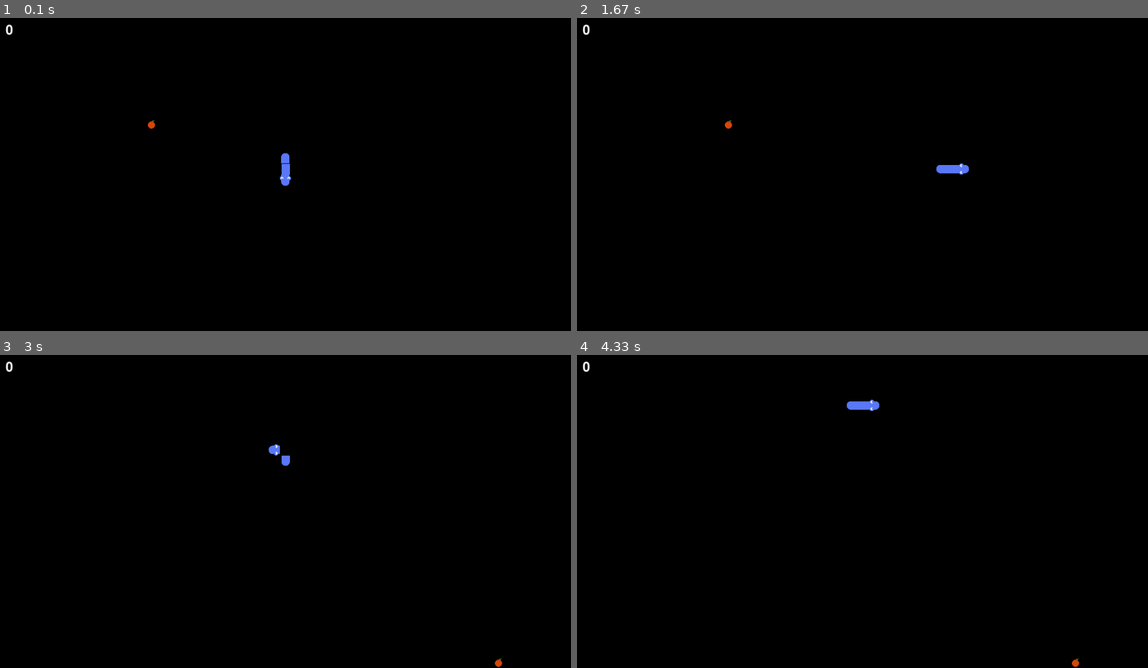
Above: before the commit, frames 1-4 (two rows, left to right).
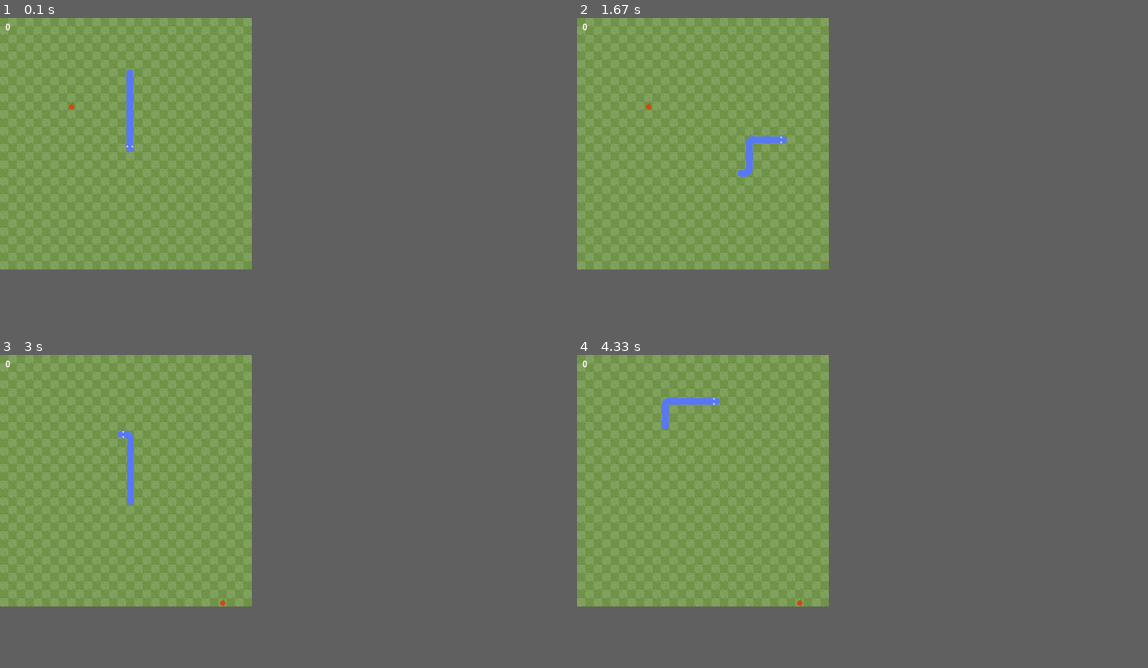
Above: after the commit, the same moments.

Repository: gyorgy-s/snake_game_in_pygame
Game: pygame game, started from main.py
The game is run twice, just before and just after one commit, with the same random seed, the same clock (stepped at 60 frames per second) and the same inputs.
Inputs:
- Up to frame 1 (0.1 s): no input
- Up to frame 2 (1.67 s): hold D 0.33-0.8 s; hold W 0.83-1.13 s; hold D 1.17-1.63 s
- Up to frame 3 (3 s): tap Enter at 2.23 s; hold A from 2.9 s (still down)
- Up to frame 4 (4.33 s): release A at 3.3 s; hold W 3.33-3.7 s; hold D from 3.73 s (still down)
In our replay, the window is 900x494 before the commit and 397x397 after it. These sizes can differ from the game's own. Grey fills any space a smaller window leaves; there, only what the larger window draws over its background counts as a difference.

The runs differ from the first frame. In frame 1, 36% of the frame differs, in the area x 0-51%, y 0-81%; in frame 2, 36%; in frame 3, 36%; in frame 4, 36%, in the area x 0-88%, y 0-100%.

Commit message:
fix: bends, body segments
Fixed the snake body graphics and added a checker grass background.

Diff:
--- a/food.py
+++ b/food.py
@@ -7,7 +7,6 @@
 RED = (255, 0, 0)
 GREEN = (0, 255, 0)
 BLUE = (0, 0, 255)
-
 
 
 class Food:
@@ -25,7 +24,6 @@
         """Draw the food on the window."""
         self.rect.x = self.x * self.size
         self.rect.y = self.y * self.size
-        # pygame.draw.rect(win, GREEN, self.rect)
         win.blit(img, self.rect)
 
     def eaten(self, x, y):
--- a/main.py
+++ b/main.py
@@ -1,4 +1,5 @@
 """Main module for the snake game."""
+import os
 from random import randint
 import pygame
 from snake import Snake
@@ -7,17 +8,18 @@
 
 pygame.init()
 
-SEGMENT_SIZE = 20
-
-INITIAL_SNAKE_LENGHT = 3
-
-
-desktop_sizes = pygame.display.get_desktop_sizes()
-desktop_size = desktop_sizes[0]
-WIDTH, HEIGHT = (
-    (int(desktop_size[0] * 0.8) // SEGMENT_SIZE) * SEGMENT_SIZE,
-    (int(desktop_size[1] * 0.8) // SEGMENT_SIZE) * SEGMENT_SIZE,
-)
+
+INITIAL_SNAKE_LENGHT = 10
+
+
+desktop_size = pygame.display.get_desktop_sizes()
+desktop_size = list(desktop_size[0])
+desktop_size.sort()
+
+SEGMENT_SIZE = desktop_size[0] // 48
+SEGMENT_COUNT = 30
+
+WIDTH, HEIGHT = SEGMENT_COUNT * SEGMENT_SIZE, SEGMENT_COUNT * SEGMENT_SIZE
 
 window = pygame.display.set_mode((WIDTH, HEIGHT))
 pygame.display.set_caption("Sanke")
@@ -34,36 +36,99 @@
 MOVE_TIMER = pygame.USEREVENT
 pygame.time.set_timer(MOVE_TIMER, 100)
 
-UP = (0, -1)
-LEFT = (-1, 0)
-DOWN = (0, 1)
-RIGHT = (1, 0)
-
-apple = pygame.transform.scale(pygame.image.load("assets/apple.png").convert_alpha(), (20, 20))
-
-snake_body ={
-    "head": pygame.transform.scale(pygame.image.load("assets/head.png").convert_alpha(), (20, 20)),
-    "body-h": pygame.transform.scale(pygame.image.load("assets/body.png").convert_alpha(), (20, 20)),
-    "body-v": pygame.transform.rotozoom(pygame.image.load("assets/body.png").convert_alpha(), 90, 0.5),
-    "tail": pygame.transform.scale(pygame.image.load("assets/tail.png").convert_alpha(), (20, 20)),
-    "bend-0": pygame.transform.scale(pygame.image.load("assets/bend.png").convert_alpha(), (20, 20)),
-    "bend-90": pygame.transform.rotozoom(pygame.image.load("assets/bend.png").convert_alpha(), 90, 0.5),
-    "bend-180": pygame.transform.rotozoom(pygame.image.load("assets/bend.png").convert_alpha(), 180, 0.5),
-    "bend-270": pygame.transform.rotozoom(pygame.image.load("assets/bend.png").convert_alpha(), 270, 0.5),
+UP = [0, -1]
+LEFT = [-1, 0]
+DOWN = [0, 1]
+RIGHT = [1, 0]
+
+grass1 = pygame.transform.scale(
+    pygame.image.load(os.path.join("assets", "grass_tile4.png")).convert(),
+    (SEGMENT_SIZE, SEGMENT_SIZE),
+)
+grass2 = pygame.transform.scale(
+    pygame.image.load(os.path.join("assets", "grass_tile5.png")).convert(),
+    (SEGMENT_SIZE, SEGMENT_SIZE),
+)
+
+apple = pygame.transform.scale(
+    pygame.image.load("assets/apple.png").convert_alpha(), (SEGMENT_SIZE, SEGMENT_SIZE)
+)
+
+snake_body = {
+    "head": pygame.transform.scale(
+        pygame.image.load("assets/head.png").convert_alpha(),
+        (SEGMENT_SIZE, SEGMENT_SIZE),
+    ),
+    "body-h": pygame.transform.scale(
+        pygame.image.load("assets/body.png").convert_alpha(),
+        (SEGMENT_SIZE, SEGMENT_SIZE),
+    ),
+    "body-v": pygame.transform.rotate(
+        pygame.transform.scale(
+            pygame.image.load("assets/body.png").convert_alpha(),
+            (SEGMENT_SIZE, SEGMENT_SIZE),
+        ),
+        90,
+    ),
+    "tail": pygame.transform.scale(
+        pygame.image.load("assets/tail.png").convert_alpha(),
+        (SEGMENT_SIZE, SEGMENT_SIZE),
+    ),
+    "bend-0": pygame.transform.scale(
+        pygame.image.load("assets/bend.png").convert_alpha(),
+        (SEGMENT_SIZE, SEGMENT_SIZE),
+    ),
+    "bend-90": pygame.transform.rotate(
+        pygame.transform.scale(
+            pygame.image.load("assets/bend.png").convert_alpha(),
+            (SEGMENT_SIZE, SEGMENT_SIZE),
+        ),
+        90,
+    ),
+    "bend-180": pygame.transform.rotate(
+        pygame.transform.scale(
+            pygame.image.load("assets/bend.png").convert_alpha(),
+            (SEGMENT_SIZE, SEGMENT_SIZE),
+        ),
+        180,
+    ),
+    "bend-270": pygame.transform.rotate(
+        pygame.transform.scale(
+            pygame.image.load("assets/bend.png").convert_alpha(),
+            (SEGMENT_SIZE, SEGMENT_SIZE),
+        ),
+        270,
+    ),
 }
+
+
+def draw_BG(win):
+    for y in range(0, SEGMENT_COUNT, 1):
+        for x in range(SEGMENT_COUNT):
+            if y % 2:
+                if x % 2:
+                    win.blit(grass1, (x * SEGMENT_SIZE, y * SEGMENT_SIZE))
+                else:
+                    win.blit(grass2, (x * SEGMENT_SIZE, y * SEGMENT_SIZE))
+            else:
+                if x % 2:
+                    win.blit(grass2, (x * SEGMENT_SIZE, y * SEGMENT_SIZE))
+                else:
+                    win.blit(grass1, (x * SEGMENT_SIZE, y * SEGMENT_SIZE))
+
 
 def draw(win, snake, food, score):
     """Draw the main window."""
-    win.fill(BLACK)
+    draw_BG(win)
+    food.draw(win, apple)
     snake.draw(win, snake_body)
-    food.draw(win, apple)
-    score.draw_score(win, 24, 10, 10)
-    pygame.display.update()
+    score.draw_score(win, SEGMENT_SIZE, 10, 10)
+    pygame.display.flip()
 
 
 def final_score(win, score):
     """Draw the final sore on the screen."""
-    score.draw_final_score(win, 72)
+    score.draw_final_score(win, int(SEGMENT_SIZE * 1.5))
     pygame.display.update()
 
 
@@ -91,17 +156,22 @@
 
     while run:
         clock.tick(FPS)
+
+        keys_pressed = pygame.key.get_pressed()
+
         if playing:
             draw(window, snake, food, score)
-
-        keys_pressed = pygame.key.get_pressed()
-
         for event in pygame.event.get():
             if event.type == pygame.QUIT:
                 pygame.quit()
                 exit()
             if event.type == MOVE_TIMER and playing:
                 snake.move()
+                if (not snake.collision(window_border)) or snake.self_collision():
+                    session_end = pygame.time.get_ticks()
+                    playing = False
+                    score.update_time(session_end - session_start)
+                    final_score(window, score)
                 if snake.collision(food.rect):
                     food.eaten(
                         randint(0 + SEGMENT_SIZE, WIDTH - SEGMENT_SIZE) // SEGMENT_SIZE,
@@ -110,11 +180,6 @@
                     )
                     snake.grow(SEGMENT_SIZE)
                     score.score += 1
-                if (not snake.collision(window_border)) or snake.self_collision():
-                    session_end = pygame.time.get_ticks()
-                    playing = False
-                    score.update_time(session_end - session_start)
-                    final_score(window, score)
 
             if keys_pressed[pygame.K_w]:
                 snake.change_direction(UP)
--- a/score.py
+++ b/score.py
@@ -14,7 +14,6 @@
     def __init__(self) -> None:
         self.score = 0
         self.time = 0
-        # self.score_surface = pygame.Surface()
         self.font_type = pygame.font.get_default_font()
         self.font = None
 
--- a/snake.py
+++ b/snake.py
@@ -8,7 +8,7 @@
 GREEN = (0, 255, 0)
 BLUE = (0, 0, 255)
 
-DIRECTIONS = {"w": (0, -1), "a": (-1, 0), "s": (0, 1), "d": (1, 0)}
+DIRECTIONS = {"w": [0, -1], "a": [-1, 0], "s": [0, 1], "d": [1, 0]}
 
 TEST = [[0, -1, 0, 1], [-1, 0, 1, 0]]
 TEST2 = {
@@ -30,10 +30,10 @@
     "w-d": 180,
     "a-w": 270,
     "a-s": 180,
-    "s-a": 90,
+    "s-a": 0,
     "s-d": 270,
-    "d-w": 90,
-    "d-s": 180,
+    "d-w": 0,
+    "d-s": 90,
 }
 
 
@@ -53,7 +53,6 @@
         """Update the Rect location and draw to the screen."""
         self.rect.x = self.x * self.size
         self.rect.y = self.y * self.size
-        # pygame.draw.rect(win, WHITE, self.rect)
         img = pygame.transform.rotate(img, rotation)
         win.blit(img, self.rect)
 
@@ -78,7 +77,7 @@
 
     def draw(self, win, img):
         """Draw each part of the snake to the screen."""
-        for i in range(len(self.segments) - 1, -1, -1):
+        for i in range(len(self.segments)):
             if i == 0:
                 self.segments[0].draw(
                     win,
@@ -96,27 +95,35 @@
                     ],
                 )
             else:
-                if self.segments[i + 1].x - self.segments[i - 1].x == 0:
-                    self.segments[i].draw(win, img["body-v"])
-                elif self.segments[i + 1].y - self.segments[i - 1].y == 0:
-                    self.segments[i].draw(win, img["body-h"])
-                    # this_temp_x = str(self.segments[i].direction[0])
-                    # this_temp_y = str(self.segments[i].direction[1])
-                    # this_lookup = this_temp_x + this_temp_y
-                    # prev_temp_x = str(self.segments[i - 1].direction[0])
-                    # prev_temp_y = str(self.segments[i - 1].direction[1])
-                    # prev_lookup = prev_temp_x + prev_temp_y
-                    # rotation = BENDS[TEST2[this_lookup] + "-" + TEST2[prev_lookup]]
-                    # self.segments[i].draw(win, img["bend"], rotation)
-                    # is_bend = [self.segments[i].direction[0] + self.segments[i-1].direction[0], self.segments[i].direction[1] + self.segments[i-1].direction[1]]
-
-                    # if self.segments[i].direction
-                    pass
+                if (
+                    self.segments[i + 1].x - self.segments[i - 1].x == 0
+                    or self.segments[i + 1].y - self.segments[i - 1].y == 0
+                ):
+                    self.segments[i].draw(
+                        win,
+                        img["body-h"],
+                        ROTATION[self.segments[i].direction[0]][
+                            self.segments[i].direction[1]
+                        ],
+                    )
+                else:
+                    next_temp_x = str(self.segments[i].direction[0])
+                    next_temp_y = str(self.segments[i].direction[1])
+                    next_lookup = next_temp_x + next_temp_y
+                    prev_temp_x = str(self.segments[i - 1].direction[0])
+                    prev_temp_y = str(self.segments[i - 1].direction[1])
+                    prev_lookup = prev_temp_x + prev_temp_y
+                    rotation = BENDS[TEST2[next_lookup] + "-" + TEST2[prev_lookup]]
+                    self.segments[i].draw(win, img["bend-0"], rotation)
 
     def move(self):
         """Move the head of the snake and update
         the location and direction for the rest of the body."""
-        for i in range(len(self.segments) - 1, 0, -1):
+        self.segments[-1].x = self.segments[-2].x
+        self.segments[-1].y = self.segments[-2].y
+        self.segments[-1].direction = self.segments[-3].direction
+
+        for i in range(len(self.segments) - 2, 0, -1):
             self.segments[i].x = self.segments[i - 1].x
             self.segments[i].y = self.segments[i - 1].y
             self.segments[i].direction = self.segments[i - 1].direction
@@ -145,16 +152,13 @@
 
     def grow(self, size):
         """Increase the size of the body by one."""
-        self.segments.append(
+        self.segments.insert(
+            1,
             Segment(
-                self.segments[len(self.segments) - 1].x,
-                self.segments[len(self.segments) - 1].y,
+                self.segments[1].x,
+                self.segments[1].y,
                 size,
-                self.segments[len(self.segments) - 1].direction
-                # self.x - self.direction[0],
-                # self.y - self.direction[1],
-                # size,
-                # self.direction,
+                self.segments[1].direction,
             ),
         )
 
Binary file added: assets/grass_tile.png
Binary file added: assets/grass_tile2.png
Binary file added: assets/grass_tile3.png
Binary file added: assets/grass_tile4.png
Binary file added: assets/grass_tile5.png
